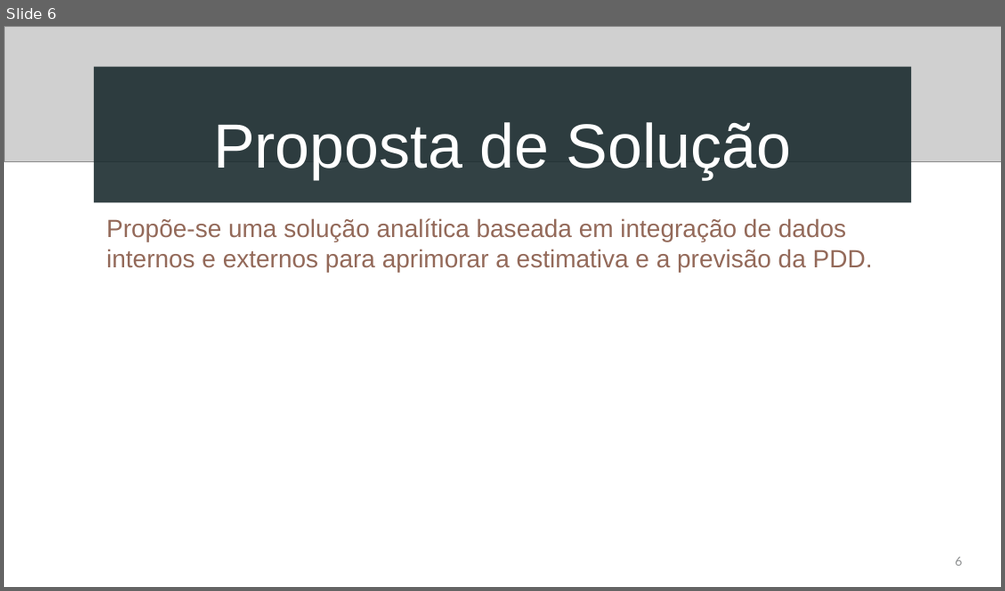
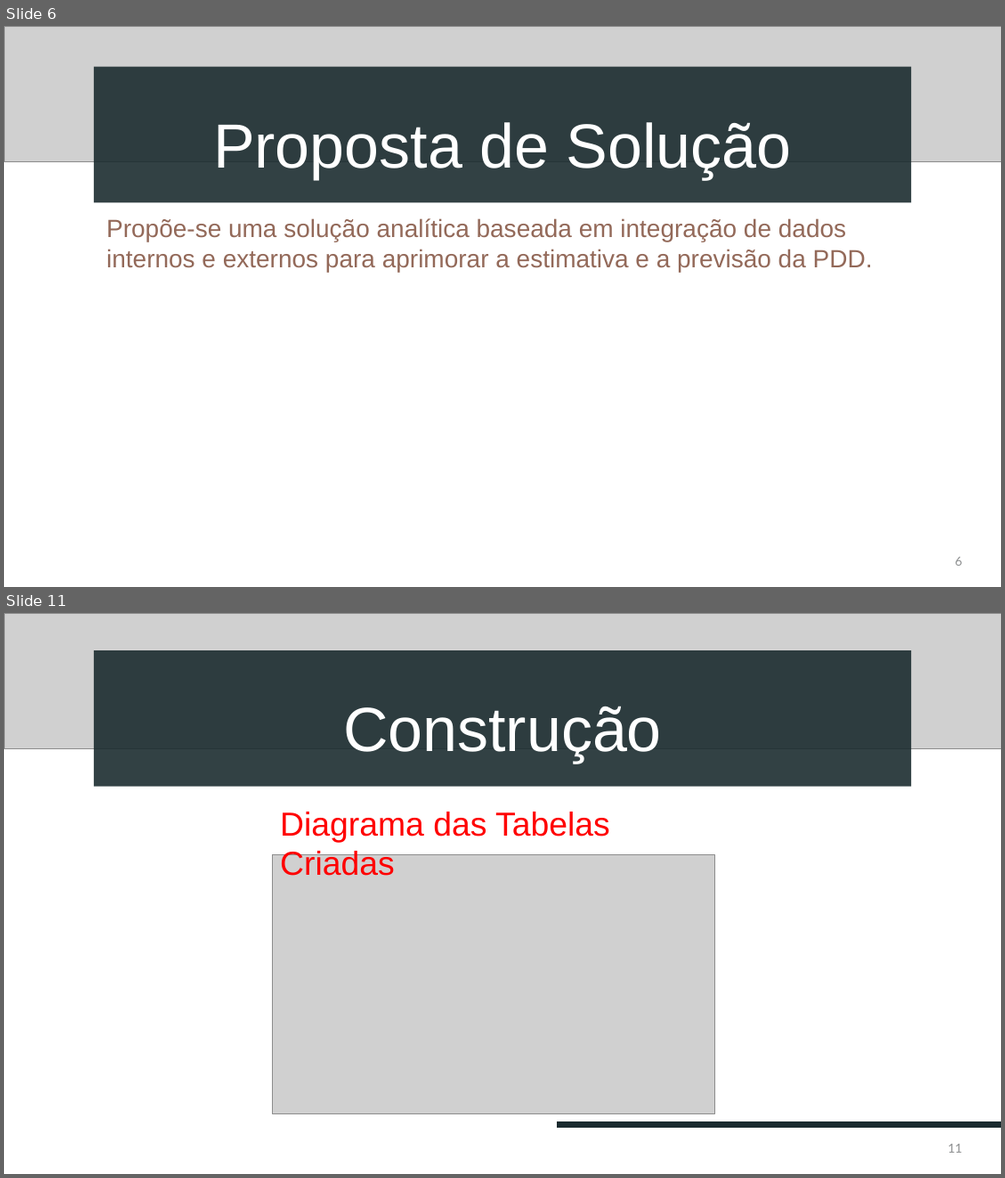
Before and after one commit to devbiadlima/pdd-analytics-etl, a slide deck: apresentacao/Apresentação.pptx. Shown one above the other, each under a label of ours: slide 6 before the commit, slides 6 and 11 after it; the slides between them are not shown. The pictures are 1005x591 and 1005x1178 pixels, drawn with LibreOffice and Linux fonts; fonts in the diff are those of the drawing; grey boxes stand for pictures. Boxes give left, top, right and bottom in pixels: in the first picture for what was removed or moved away, otherwise in the second. Text is boxed around its words. In the diff, an @@ line names an element or a change of style, - is before the commit and + after.

```diff
--- a/apresentacao/Apresentação.pptx
+++ b/apresentacao/Apresentação.pptx
@@ slide 11 added at (x1=4, y1=613, x2=1001, y2=1174), background #FFFFFF @@
@@ picture added at (x1=4, y1=613, x2=1001, y2=749) @@
@@ title added at (x1=94, y1=650, x2=911, y2=787), fill #192A2E at 89% opacity, 60 pt, text #FFFFFF @@
+Construção
@@ text added at (x1=280, y1=811, x2=610, y2=876), 32 pt, text #FF0000 @@
+Diagrama das Tabelas Criadas
@@ picture added at (x1=273, y1=854, x2=714, y2=1114) @@
@@ line added from (558, 1125) to (1001, 1125), #192A2E 6 pt @@
@@ page number added at (x1=947, y1=1143, x2=962, y2=1152), 12 pt, text #8C8E8F @@
+11
```
Also in this commit, not shown: 2 slides changed, 16 other slides added, 4 slides removed, 1 other file.
